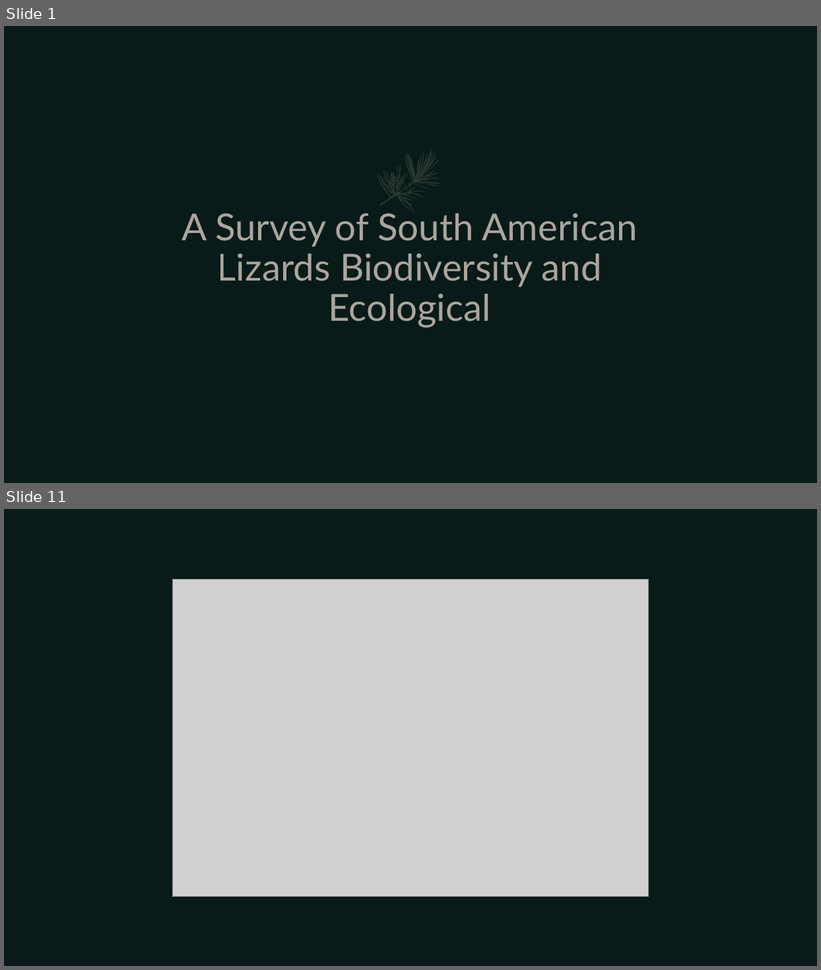
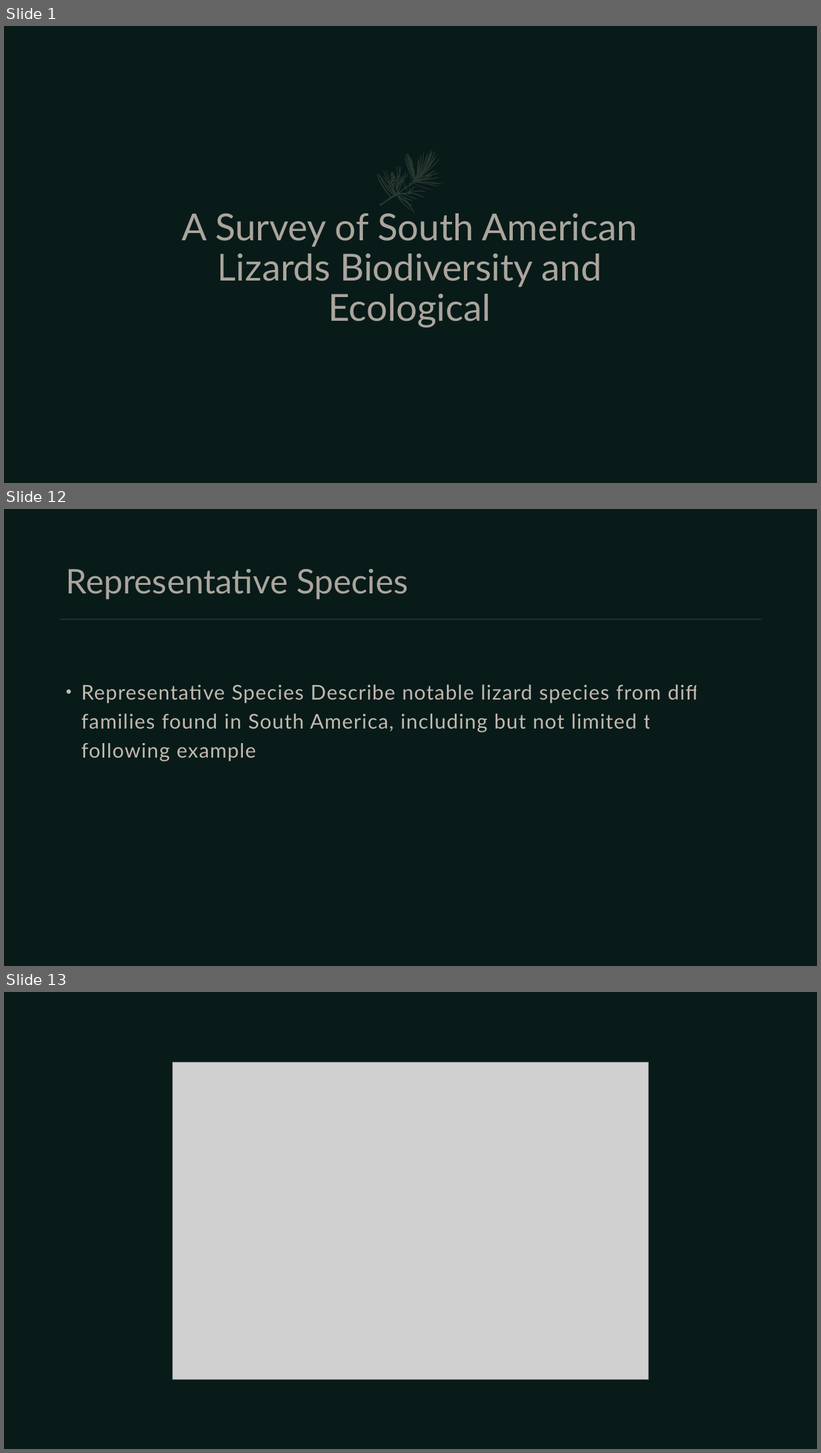
Before and after one commit to umarrasool15/Research2SlidesWebApp, a slide deck: pdfextraction/content/output/A Survey of South American Lizards Biodiversity and Ecological.pptx. Shown one above the other, each under a label of ours: slides 1 and 11 before the commit, slides 1, 12 and 13 after it; the slides between them are not shown. The pictures are 821x970 and 821x1453 pixels, drawn with LibreOffice and Linux fonts; fonts in the diff are those of the drawing; grey boxes stand for pictures. Boxes give left, top, right and bottom in pixels: in the first picture for what was removed or moved away, otherwise in the second. Text is boxed around its words. In the diff, an @@ line names an element or a change of style, - is before the commit and + after.

```diff
--- a/pdfextraction/content/output/A Survey of South American Lizards Biodiversity and Ecological.pptx
+++ b/pdfextraction/content/output/A Survey of South American Lizards Biodiversity and Ecological.pptx
@@ slide 12 added at box(4, 509, 817, 966), background #081B19 @@
@@ title added at box(66, 569, 408, 599), 40 pt, text #E2D4CA at 75% opacity @@
+Representative Species
@@ line added from (60, 619) to (762, 619), #415347 1.5 pt @@
@@ text added at box(81, 685, 663, 762), 24 pt, text #E2D4CA at 85% opacity @@
+• Representative Species Describe notable lizard species from different families found in South America, including but not limited to the following examples:
@@ what was slide 11 is now slide 13 @@
```
Also in this commit, not shown: 11 slides changed, 7 other slides added, 2 slides removed, 48 other files.
